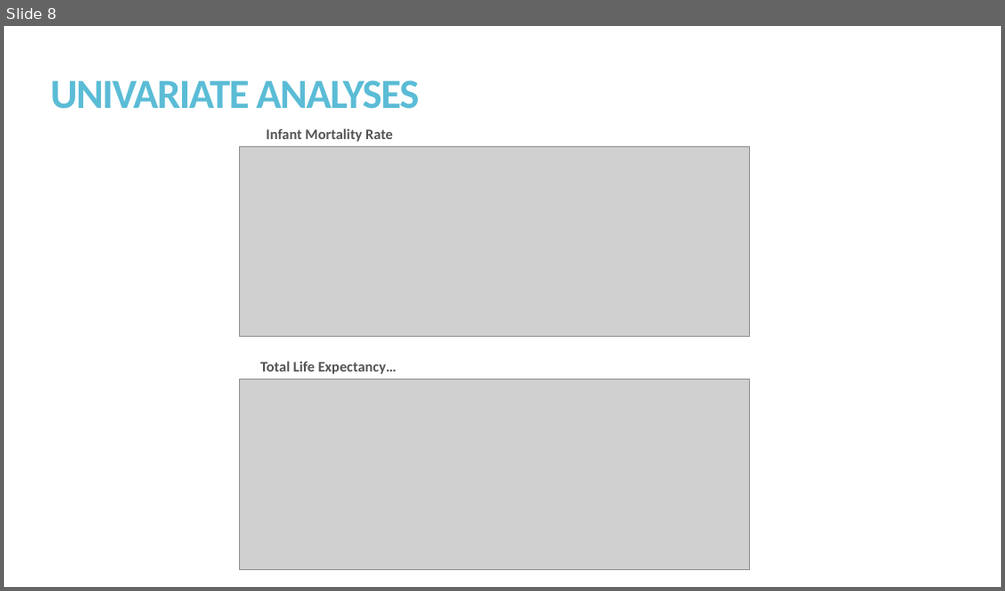
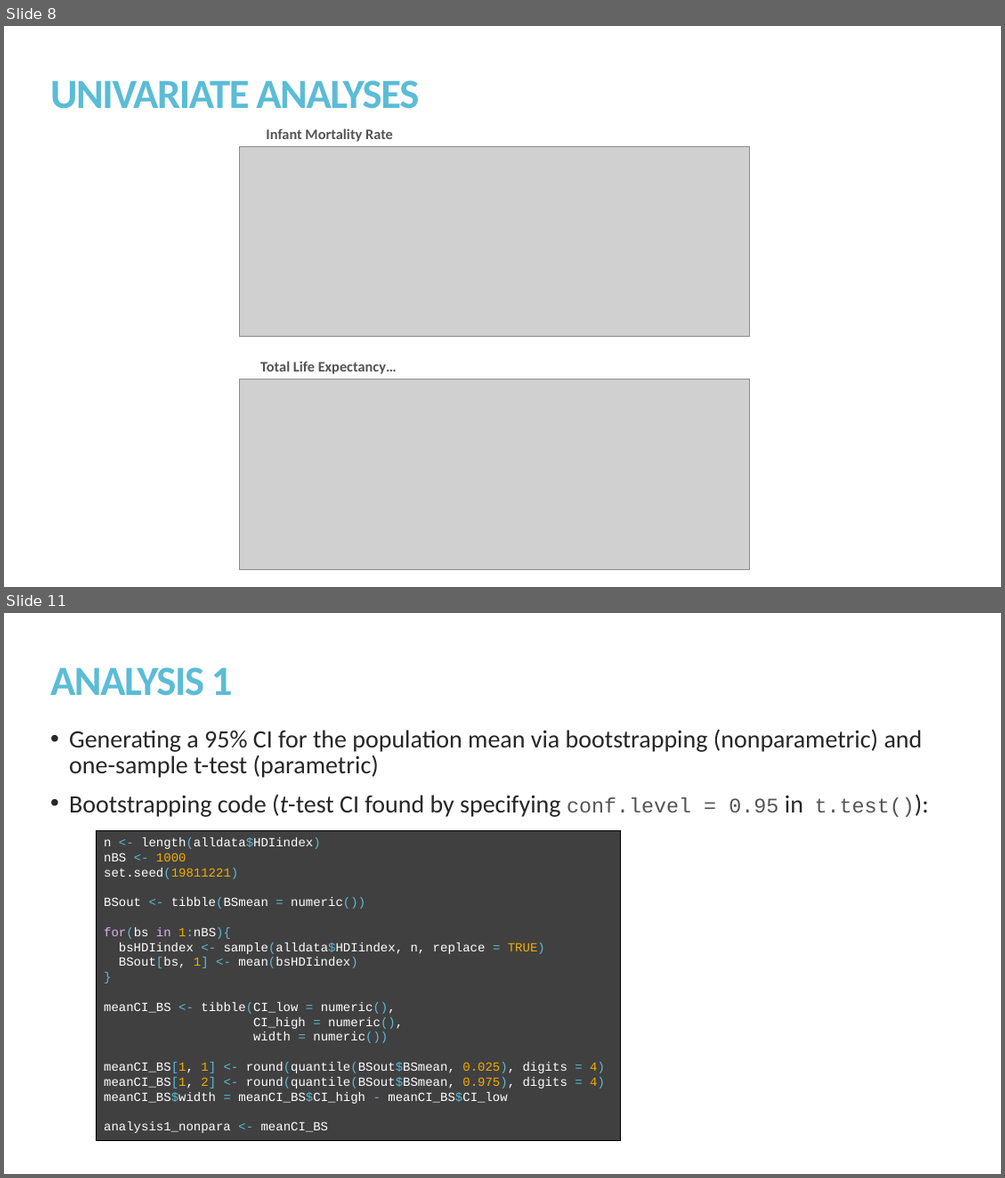
Before and after one commit to kmprioliPROF/MAT_8452_Final_Project, a slide deck: Prioli_Final_Proj.pptx. Shown one above the other, each under a label of ours: slide 8 before the commit, slides 8 and 11 after it; the slides between them are not shown. The pictures are 1005x591 and 1005x1178 pixels, drawn with LibreOffice and Linux fonts; fonts in the diff are those of the drawing; grey boxes stand for pictures. Boxes give left, top, right and bottom in pixels: in the first picture for what was removed or moved away, otherwise in the second. Text is boxed around its words. In the diff, an @@ line names an element or a change of style, - is before the commit and + after.

Commit message:
Elaborating on Analysis 1 results; edits to slides

```diff
--- a/Prioli_Final_Proj.pptx
+++ b/Prioli_Final_Proj.pptx
@@ slide 11 added at box(4, 613, 1001, 1174), background #FFFFFF @@
@@ title added at box(50, 667, 233, 696), 40 pt, text #5BBCD6, bold @@
+ANALYSIS 1
@@ text added at box(69, 729, 922, 817), 24 pt, text #262626 @@
+• Generating a 95% CI for the population mean via bootstrapping (nonparametric) and one-sample t-test (parametric)
+• Bootstrapping code (t-test CI found by specifying conf.level = 0.95 in t.test()):
@@ rectangle added at box(97, 831, 620, 1140), fill #404040, outline #000000 0.75 pt, 12 pt, text #FFFFFF @@
+n <- length(alldata$HDIindex)
+nBS <- 1000
+set.seed(19811221)
+BSout <- tibble(BSmean = numeric())
+for(bs in 1:nBS){
+bsHDIindex <- sample(alldata$HDIindex, n, replace = TRUE)
+BSout[bs, 1] <- mean(bsHDIindex)
+}
+meanCI_BS <- tibble(CI_low = numeric(),
+CI_high = numeric(),
+width = numeric())
+meanCI_BS[1, 1] <- round(quantile(BSout$BSmean, 0.025), digits = 4)
+meanCI_BS[1, 2] <- round(quantile(BSout$BSmean, 0.975), digits = 4)
+meanCI_BS$width = meanCI_BS$CI_high - meanCI_BS$CI_low
+analysis1_nonpara <- meanCI_BS
```
Also in this commit, not shown: 3 slides changed, 2 other slides added, 2 slides removed, 1 other file.
